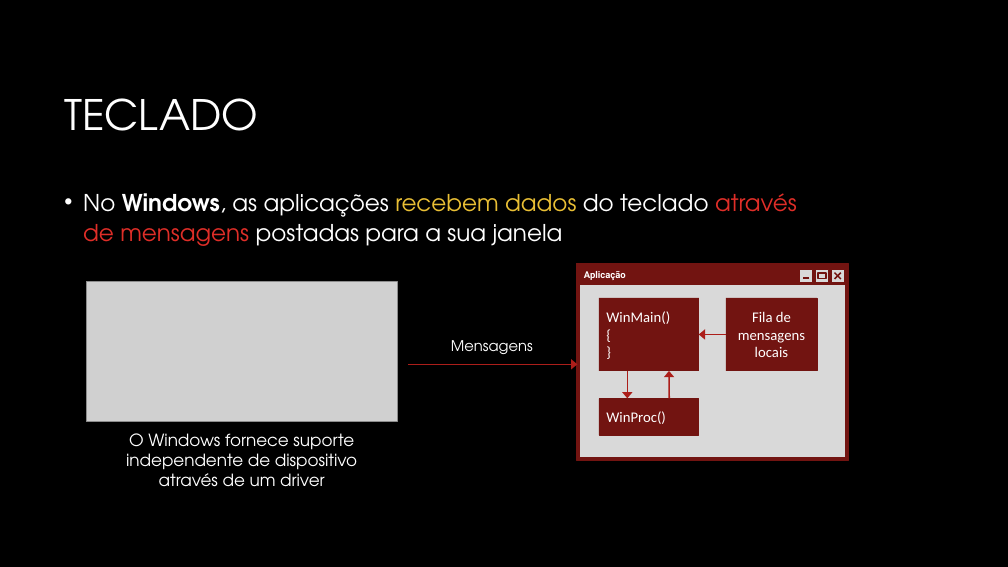
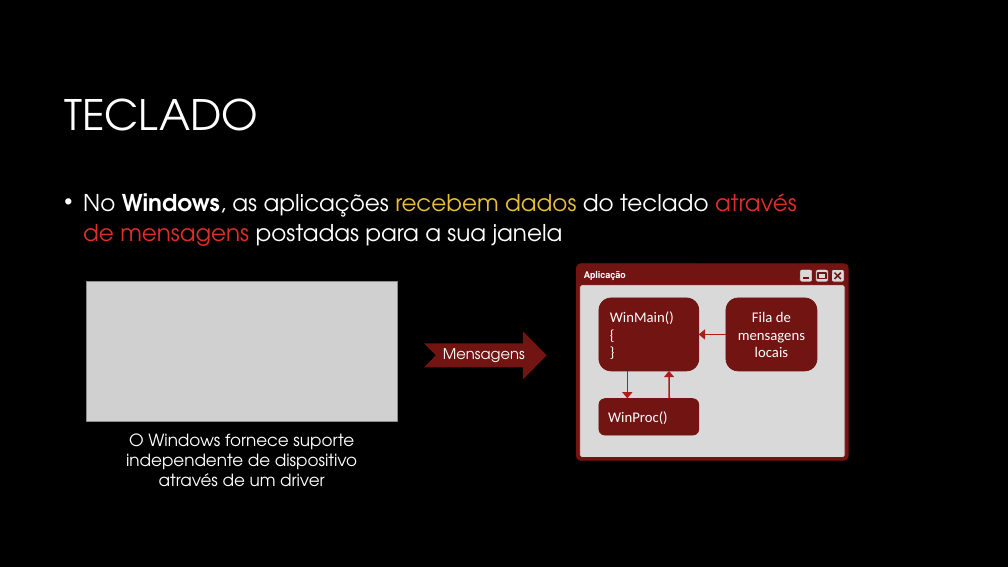
Before and after one commit to JudsonSS/CG, a slide deck: slide 4 of Slides/03. Dispositivos de Interação.pptx. Drawn at 1008x567 pixels with LibreOffice and Linux fonts; fonts in the diff are those of the drawing; grey boxes stand for pictures; background and template pictures are left out. Boxes give left, top, right and bottom in pixels: in the first picture for what was removed or moved away, otherwise in the second. Text is boxed around its words. In the diff, an @@ line names an element or a change of style, - is before the commit and + after.

```diff
--- a/Slides/03. Dispositivos de Interação.pptx
+++ b/Slides/03. Dispositivos de Interação.pptx
@@ rectangle to rounded rectangle in 6 elements at bbox=[726, 298, 817, 371], bbox=[599, 399, 699, 435], bbox=[599, 298, 699, 371], bbox=[577, 264, 848, 461], bbox=[580, 285, 845, 457], bbox=[816, 269, 829, 282] @@
@@ notched right arrow added at bbox=[424, 331, 547, 380], fill #721411 @@
@@ text "Mensagens": place and size @@
-text "Mensagens" at bbox=[451, 340, 533, 354]
+text "Mensagens" at bbox=[443, 348, 525, 362]
@@ arrow removed from (408, 364) to (578, 364) @@
```
Also in this commit, not shown: 5 other slides changed.
